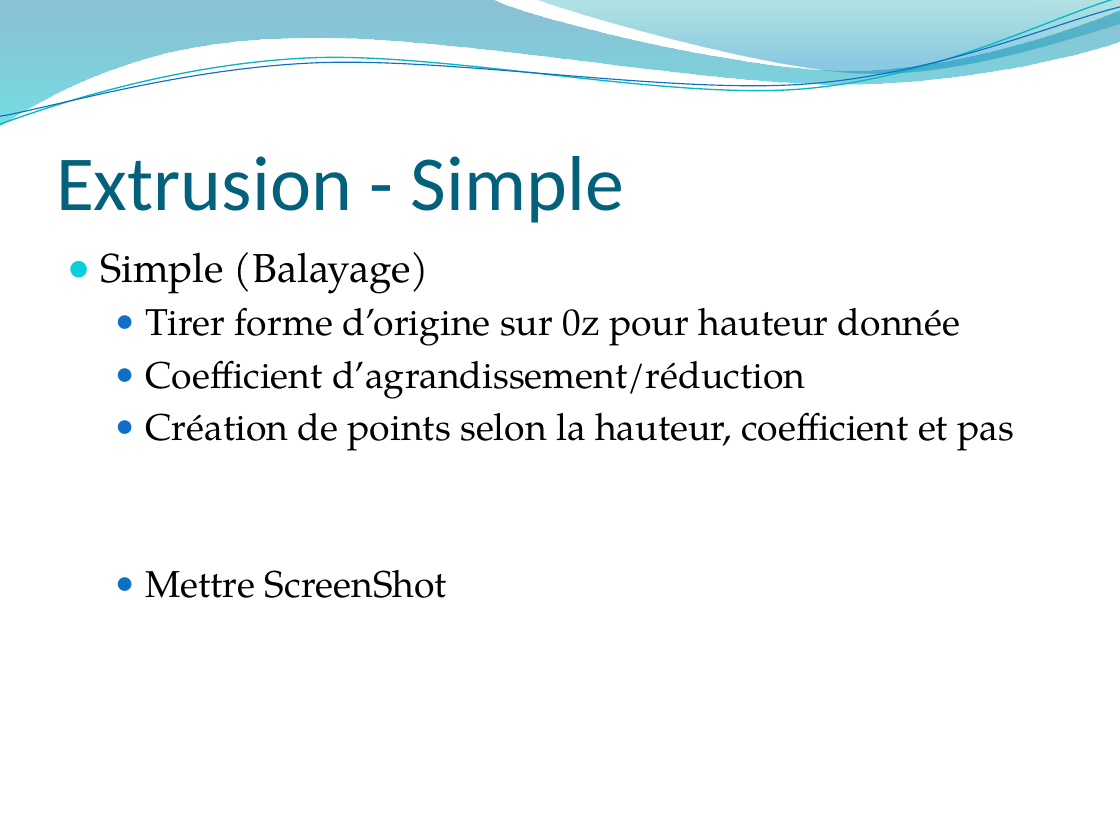
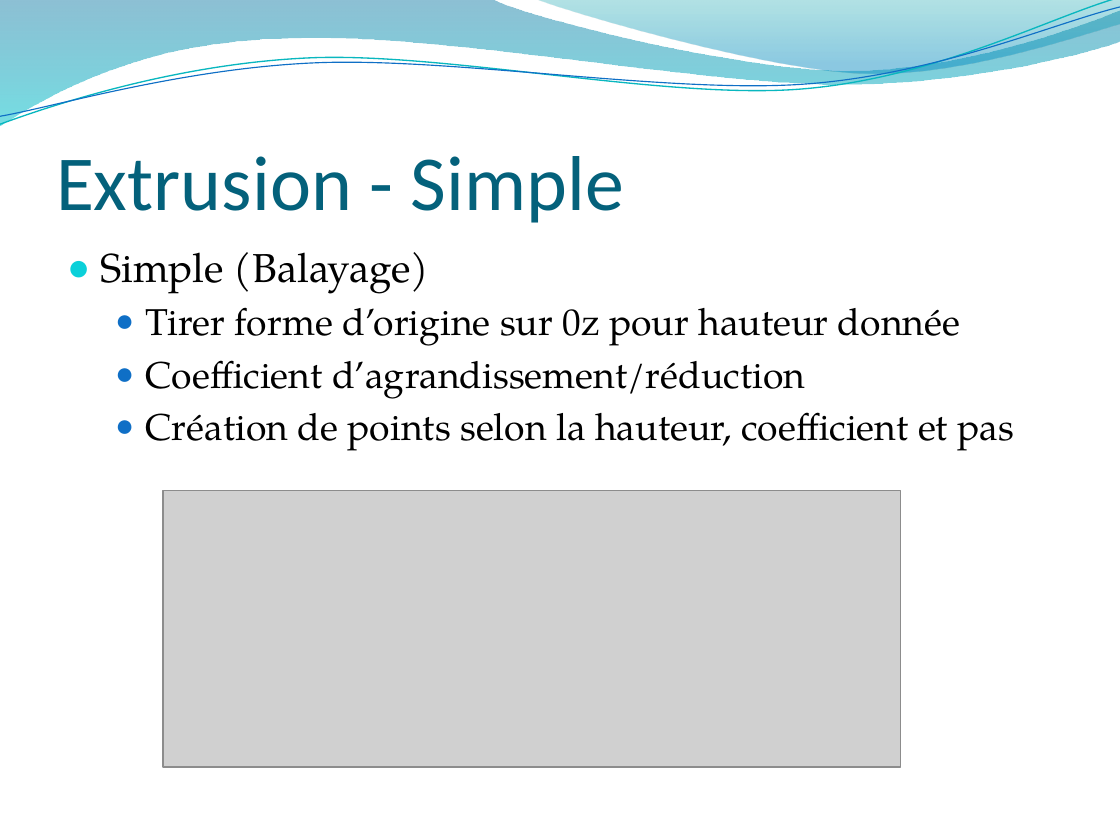
Before and after one commit to 3a-arthurkevin/Math-Modelisation-2D-3D, a slide deck: slide 6 of ProjetMathMod2D3D/PrésentationPartielMath.pptx. Drawn at 1120x840 pixels with LibreOffice and Linux fonts; fonts in the diff are those of the drawing; grey boxes stand for pictures; background and template pictures are left out. Boxes give left, top, right and bottom in pixels: in the first picture for what was removed or moved away, otherwise in the second. Text is boxed around its words. In the diff, an @@ line names an element or a change of style, - is before the commit and + after.

```diff
--- a/ProjetMathMod2D3D/PrésentationPartielMath.pptx
+++ b/ProjetMathMod2D3D/PrésentationPartielMath.pptx
@@ picture added at (164,491,902,767) @@
@@ text at (145,570,447,598): paragraph removed @@
-  ● Mettre ScreenShot
```
Also in this commit, not shown: 3 other slides changed, 1 slide removed, 5 other files.
